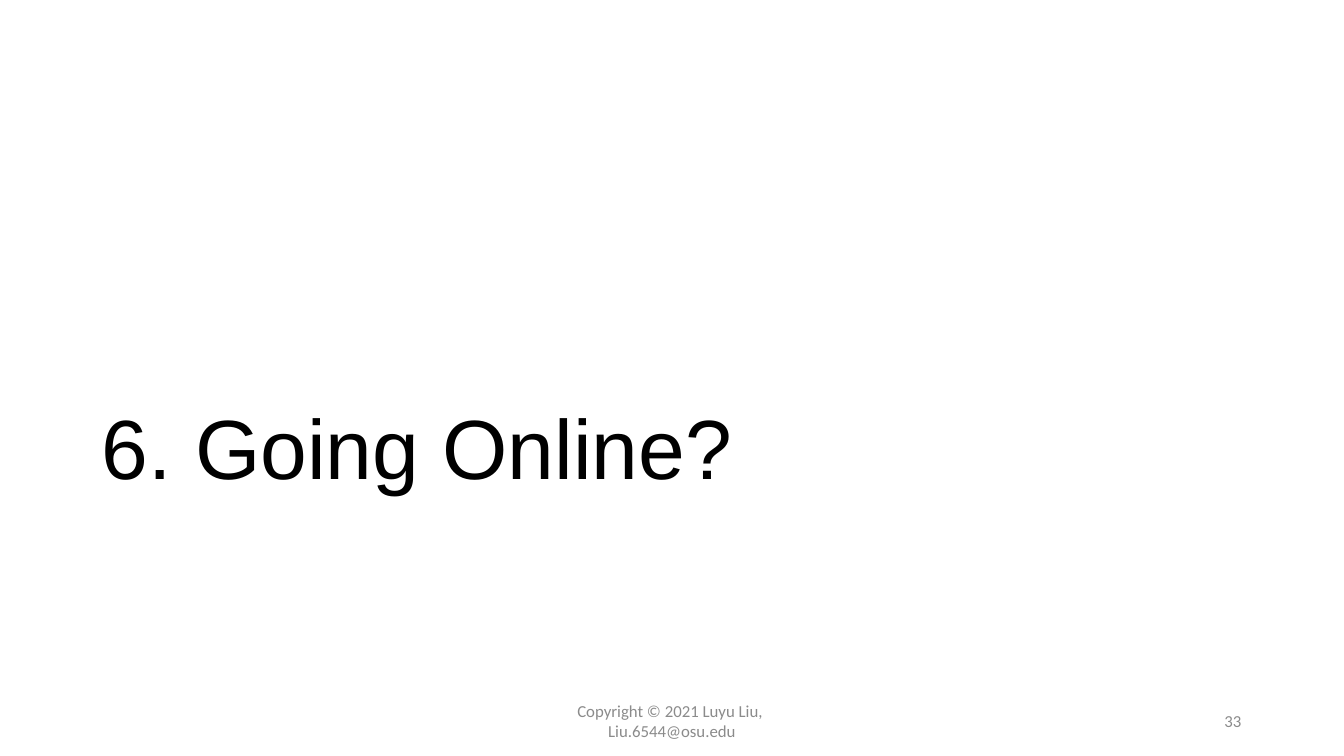
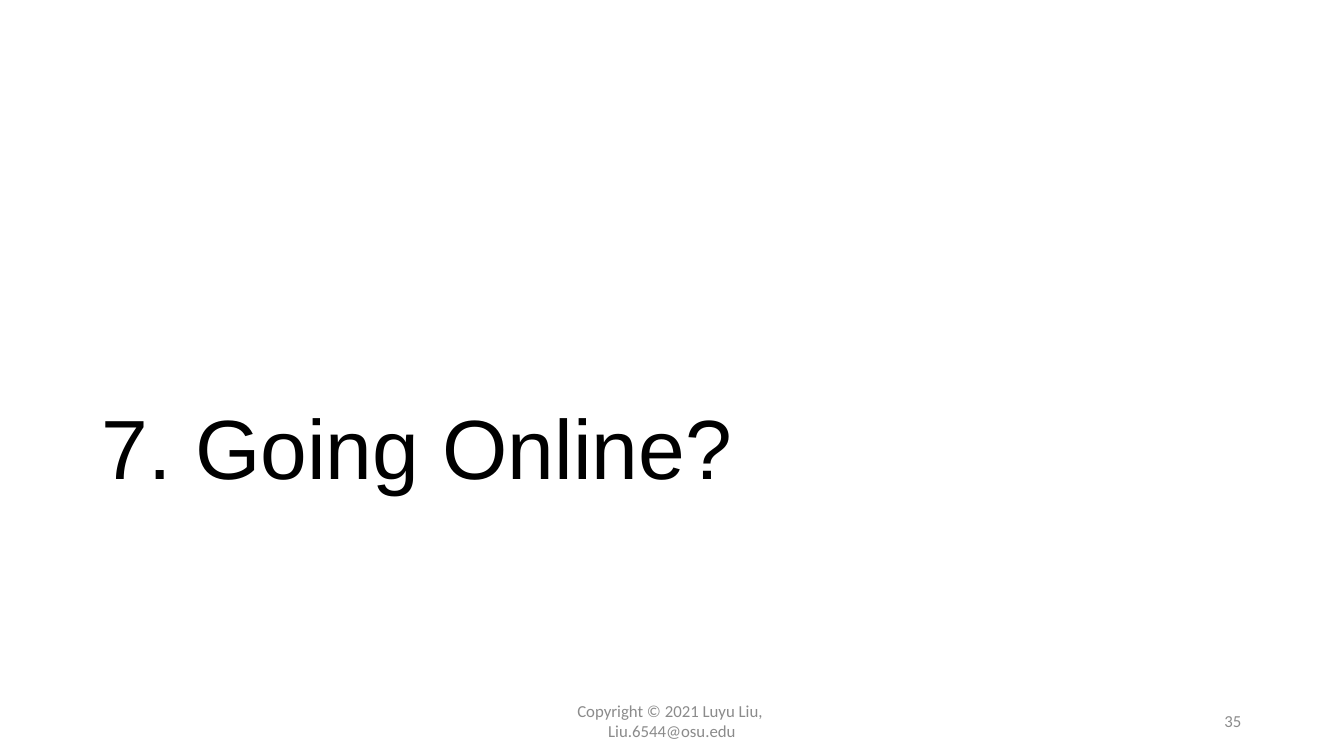
Before and after one commit to luyuliu/vizathon-geovisualization, a slide deck: slide 35 of doc/presentation_vizathon.pptx (slide 33 before the commit). Drawn at 1344x756 pixels with LibreOffice and Linux fonts; fonts in the diff are those of the drawing. Boxes give left, top, right and bottom in pixels: in the first picture for what was removed or moved away, otherwise in the second. Text is boxed around its words. In the diff, an @@ line names an element or a change of style, - is before the commit and + after.

```diff
--- a/doc/presentation_vizathon.pptx
+++ b/doc/presentation_vizathon.pptx
@@ title at (102, 418, 731, 495): text changed @@
-6. Going Online?
+7. Going Online?
@@ page number at (1224, 716, 1241, 727): text changed @@
-33
+35
```
Also in this commit, not shown: 1 other slide changed, 3 slides added, 3 other files.
